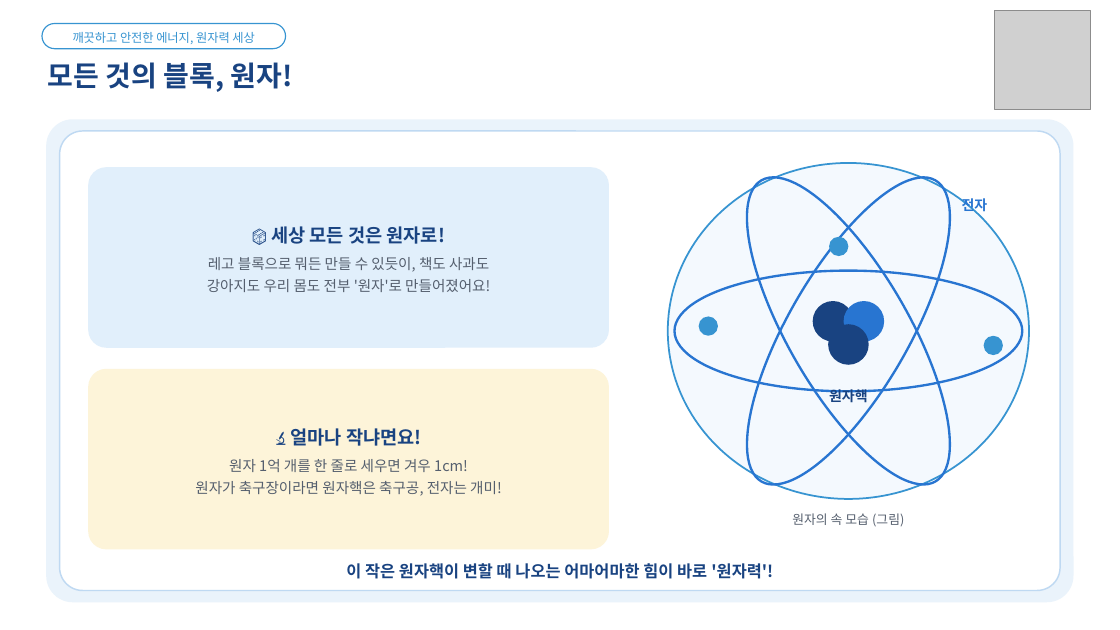
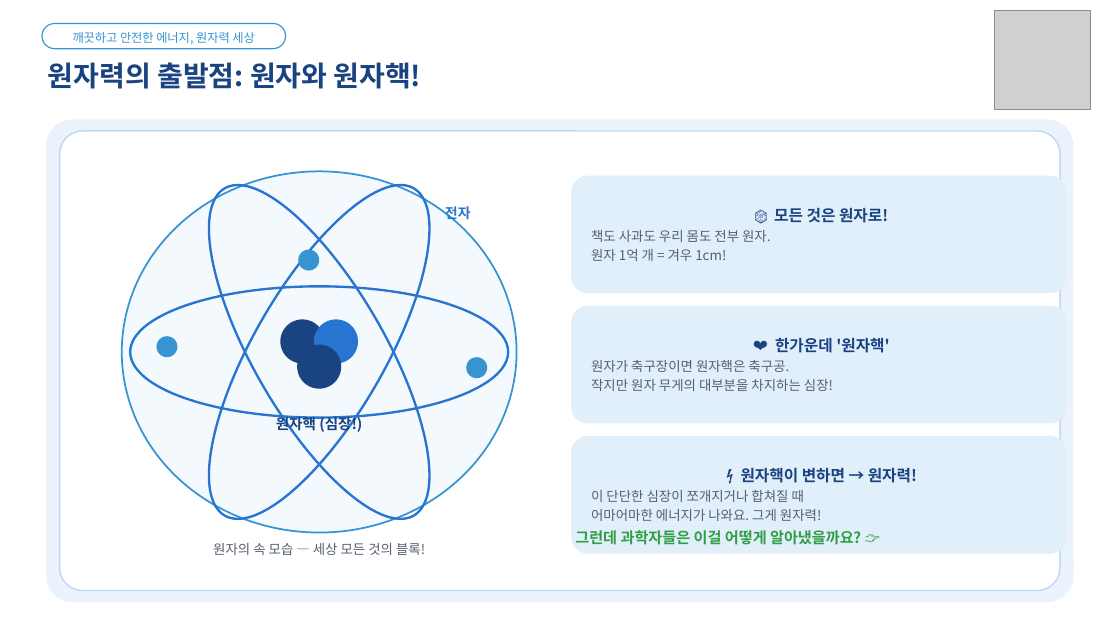
Before and after one commit to parksang-jun/ecture-materials, a slide deck: slide 21 of 강의자료/원자력과 탄소중립_표준양식.pptx (slide 20 before the commit). Drawn at 1120x630 pixels with LibreOffice and Linux fonts; fonts in the diff are those of the drawing; grey boxes stand for pictures. Boxes give left, top, right and bottom in pixels: in the first picture for what was removed or moved away, otherwise in the second. Text is boxed around its words. In the diff, an @@ line names an element or a change of style, - is before the commit and + after.

```diff
--- a/강의자료/원자력과 탄소중립_표준양식.pptx
+++ b/강의자료/원자력과 탄소중립_표준양식.pptx
@@ text at bbox=[48, 62, 422, 89]: text changed @@
-모든 것의 블록, 원자!
+원자력의 출발점: 원자와 원자핵!
@@ rounded rectangle removed at bbox=[88, 167, 609, 348] @@
-🎲 세상 모든 것은 원자로!
-레고 블록으로 뭐든 만들 수 있듯이, 책도 사과도
-강아지도 우리 몸도 전부 '원자'로 만들어졌어요!
@@ ellipse added at bbox=[122, 171, 517, 533], fill #F4F9FE, outline #3794D1 1.5 pt @@
@@ ellipse at bbox=[168, 156, 471, 549]: rotation 0 to 120 degrees @@
@@ ellipse at bbox=[168, 156, 471, 549]: fill #F4F9FE to none; outline #3794D1 1.5 pt to #2875D1 2 pt; rotation 0 to 60 degrees @@
@@ rounded rectangle added at bbox=[571, 176, 1067, 293], fill #E1EFFB, 11.5 pt, text #555F6E @@
+🎲 모든 것은 원자로!
+책도 사과도 우리 몸도 전부 원자.
+원자 1억 개 = 겨우 1cm!
@@ ellipse removed at bbox=[709, 150, 988, 512] @@
@@ ellipse removed at bbox=[709, 150, 988, 512] @@
@@ text "전자": place and size @@
-text "전자" at bbox=[962, 198, 988, 214]
+text "전자" at bbox=[445, 206, 471, 223]
@@ ellipse removed at bbox=[829, 237, 849, 256] @@
@@ ellipse: place and size @@
-ellipse at bbox=[699, 317, 718, 336]
+ellipse at bbox=[298, 250, 319, 271]
@@ ellipse added at bbox=[130, 287, 508, 418], outline #2875D1 2 pt @@
@@ ellipse added at bbox=[281, 319, 325, 364], fill #194381 @@
@@ ellipse added at bbox=[314, 319, 359, 364], fill #2875D1 @@
@@ rounded rectangle added at bbox=[571, 306, 1067, 423], fill #E1EFFB, 11.5 pt, text #555F6E @@
+❤ 한가운데 '원자핵'
+원자가 축구장이면 원자핵은 축구공.
+작지만 원자 무게의 대부분을 차지하는 심장!
@@ ellipse: place and size @@
-ellipse at bbox=[844, 301, 884, 341]
+ellipse at bbox=[156, 336, 177, 357]
@@ ellipse at bbox=[156, 336, 177, 357]: fill #2875D1 to #3794D1 @@
@@ ellipse: place and size @@
-ellipse at bbox=[812, 301, 853, 341]
+ellipse at bbox=[297, 344, 342, 389]
@@ ellipse: place and size @@
-ellipse at bbox=[828, 324, 869, 365]
+ellipse at bbox=[466, 357, 487, 378]
@@ ellipse at bbox=[466, 357, 487, 378]: fill #194381 to #3794D1 @@
@@ ellipse removed at bbox=[984, 336, 1003, 355] @@
@@ rounded rectangle removed at bbox=[88, 369, 609, 549] @@
-🔬 얼마나 작냐면요!
-원자 1억 개를 한 줄로 세우면 겨우 1cm!
-원자가 축구장이라면 원자핵은 축구공, 전자는 개미!
@@ text at bbox=[276, 415, 362, 434]: text changed; size 12 to 12.5 pt @@
-원자핵
+원자핵 (심장!)
@@ rounded rectangle "⚡ 원자핵이 변하면 → 원자력!": place and size @@
-rounded rectangle "⚡ 원자핵이 변하면 → 원자력!" at bbox=[346, 563, 773, 579]
+rounded rectangle "⚡ 원자핵이 변하면 → 원자력!" at bbox=[571, 436, 1067, 554]
@@ rounded rectangle "⚡ 원자핵이 변하면 → 원자력!" at bbox=[571, 436, 1067, 554]: vertical alignment top to middle; fill none to #E1EFFB @@
@@ text in rounded rectangle at bbox=[591, 468, 911, 521]: text changed; size 14 to 11.5 pt; text colour #194381 to #555F6E; bold off @@
-이 작은 원자핵이 변할 때 나오는 어마어마한 힘이 바로 '원자력'!
+⚡ 원자핵이 변하면 → 원자력!
+이 단단한 심장이 쪼개지거나 합쳐질 때
+어마어마한 에너지가 나와요. 그게 원자력!
@@ text added at bbox=[575, 530, 861, 545], 13 pt, text #2F9E44, bold @@
+그런데 과학자들은 이걸 어떻게 알아냈을까요? 👉
@@ text removed at bbox=[792, 513, 904, 527] @@
-원자의 속 모습 (그림)
@@ text added at bbox=[213, 543, 425, 555], 11.5 pt, text #555F6E @@
+원자의 속 모습 — 세상 모든 것의 블록!
```
Also in this commit, not shown: 17 other slides changed, 8 slides added, 5 slides removed, 1 other file.
